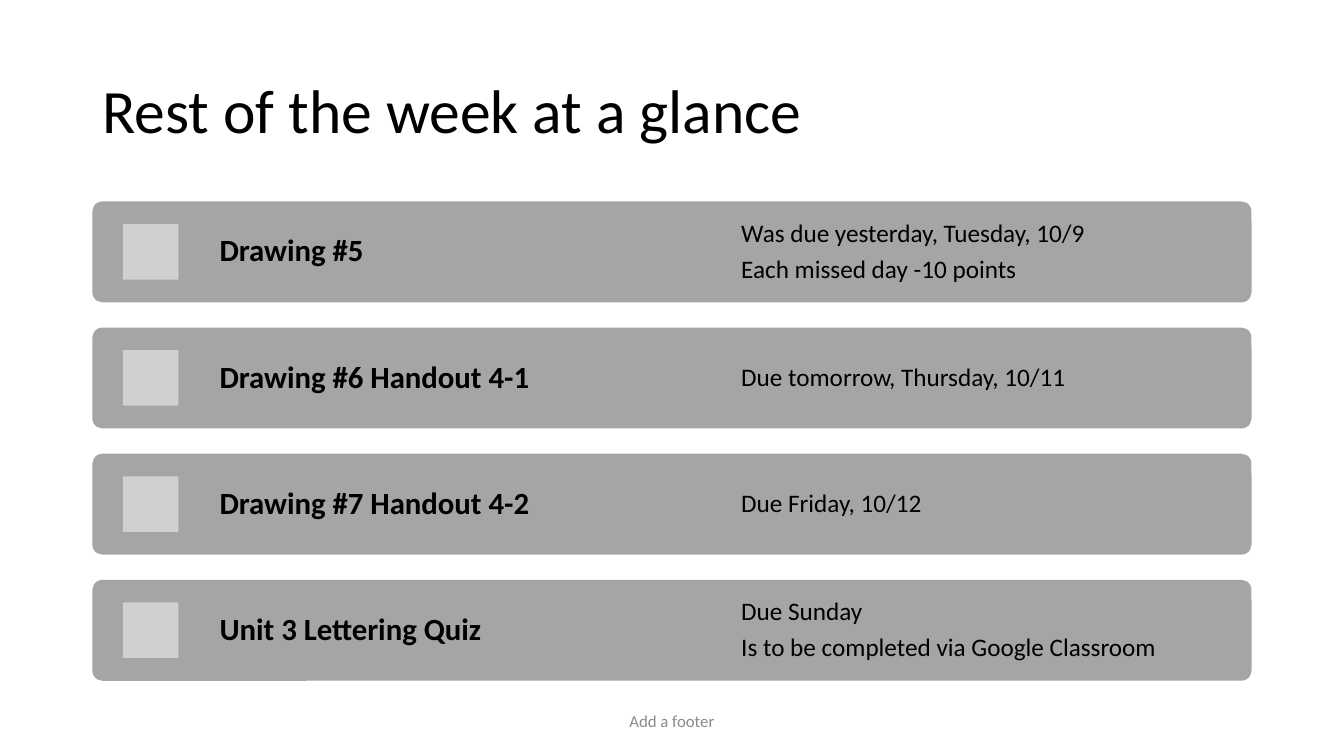
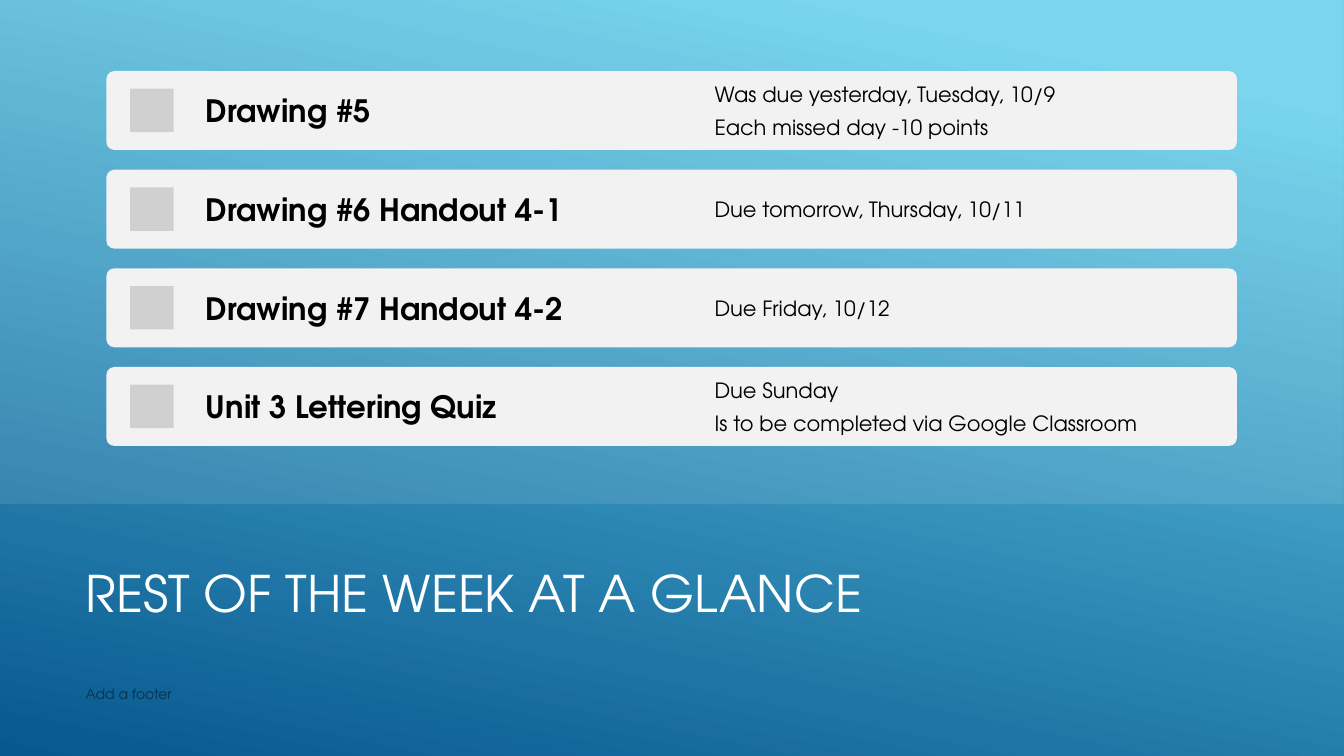
Before and after one commit to nickvertucci/Technology-Education-Curriculum, a slide deck: slide 23 of High School/Design and Drawing for Production/Unit 3 - Introduction to Lettering/Section 1 - What is Lettering/Assets/Unit 3 - Section 1 - What is Lettering.pptx. Drawn at 1344x756 pixels with LibreOffice and Linux fonts; fonts in the diff are those of the drawing; grey boxes stand for pictures. Boxes give left, top, right and bottom in pixels: in the first picture for what was removed or moved away, otherwise in the second. Text is boxed around its words. In the diff, an @@ line names an element or a change of style, - is before the commit and + after.

Commit message:
DDP Presentation update

```diff
--- a/High School/Design and Drawing for Production/Unit 3 - Introduction to Lettering/Section 1 - What is Lettering/Assets/Unit 3 - Section 1 - What is Lettering.pptx
+++ b/High School/Design and Drawing for Production/Unit 3 - Introduction to Lettering/Section 1 - What is Lettering/Assets/Unit 3 - Section 1 - What is Lettering.pptx
@@ rectangle added at box(0, 0, 1344, 756), fill gradient #6ED2EB to #06588E @@
@@ snip diag rect added at box(0, 0, 1344, 504), fill #FFFFFF at 10% opacity @@
@@ text "Drawing #5": place and size @@
-text "Drawing #5" at box(220, 239, 364, 266)
+text "Drawing #5" at box(206, 98, 370, 129)
@@ text "Was due yesterday, Tuesday, 10/9": place and size @@
-text "Was due yesterday, Tuesday, 10/9" at box(741, 224, 1084, 282)
+text "Was due yesterday, Tuesday, 10/9" at box(715, 86, 1056, 139)
@@ rounded rectangle at box(107, 169, 1238, 248): fill #A5A5A5 to #F2F2F2 @@
@@ rounded rectangle: place and size @@
-rounded rectangle at box(93, 202, 1252, 302)
+rounded rectangle at box(107, 169, 1238, 248)
@@ text "Drawing #6 Handout 4-1": place and size @@
-text "Drawing #6 Handout 4-1" at box(220, 366, 530, 393)
+text "Drawing #6 Handout 4-1" at box(206, 197, 562, 228)
@@ text "Due tomorrow, Thursday, 10/11": place and size @@
-text "Due tomorrow, Thursday, 10/11" at box(741, 368, 1065, 390)
+text "Due tomorrow, Thursday, 10/11" at box(715, 201, 1025, 221)
@@ text "Drawing #7 Handout 4-2": place and size @@
-text "Drawing #7 Handout 4-2" at box(220, 492, 530, 519)
+text "Drawing #7 Handout 4-2" at box(206, 296, 562, 327)
@@ text "Due Friday, 10/12": place and size @@
-text "Due Friday, 10/12" at box(741, 494, 922, 516)
+text "Due Friday, 10/12" at box(715, 300, 890, 320)
@@ group added at box(107, 71, 1238, 347): 3 pictures, 2 rounded rectangles @@
@@ rounded rectangle: place and size @@
-rounded rectangle at box(93, 328, 1252, 429)
+rounded rectangle at box(107, 367, 1238, 446)
@@ rounded rectangle at box(107, 367, 1238, 446): fill #A5A5A5 to #F2F2F2 @@
@@ picture: place and size @@
-picture at box(123, 603, 178, 658)
+picture at box(130, 385, 173, 429)
@@ font Calibri to TeX Gyre Adventor; line spacing 0.9 to 1 in 4 elements at box(206, 98, 370, 129), box(206, 197, 562, 228), box(206, 296, 562, 327), box(206, 394, 497, 425) @@
@@ text "Unit 3 Lettering Quiz": place and size @@
-text "Unit 3 Lettering Quiz" at box(220, 618, 481, 645)
+text "Unit 3 Lettering Quiz" at box(206, 394, 497, 425)
@@ size 18 to 15 pt, font Calibri to TeX Gyre Adventor; line spacing 0.9 to 1; less space between paragraphs in 4 elements at box(715, 86, 1056, 139), box(715, 201, 1025, 221), box(715, 300, 890, 320), box(715, 382, 1137, 436) @@
@@ text "Due Sunday": place and size @@
-text "Due Sunday" at box(741, 602, 1156, 661)
+text "Due Sunday" at box(715, 382, 1137, 436)
@@ group added at box(1015, 327, 1344, 681): 5 lines @@
@@ title at box(86, 574, 862, 613): text changed; size 44 to 36 pt; font Calibri to TeX Gyre Adventor; text colour #000000 to #FFFFFF @@
-Rest of the week at a glance
+REST OF THE WEEK AT A GLANCE
@@ group removed at box(93, 224, 1252, 681): 3 pictures, 2 rounded rectangles @@
@@ text "Add a footer": place and size @@
-text "Add a footer" at box(629, 715, 714, 727)
+text "Add a footer" at box(86, 689, 172, 699)
@@ text "Add a footer" at box(86, 689, 172, 699): size 12 to 10 pt, font Calibri to TeX Gyre Adventor, text colour #8C8C8C to #0A304A; alignment centre to left; vertical alignment middle to top @@
```
Also in this commit, not shown: 22 other slides changed, 3 slides added.
